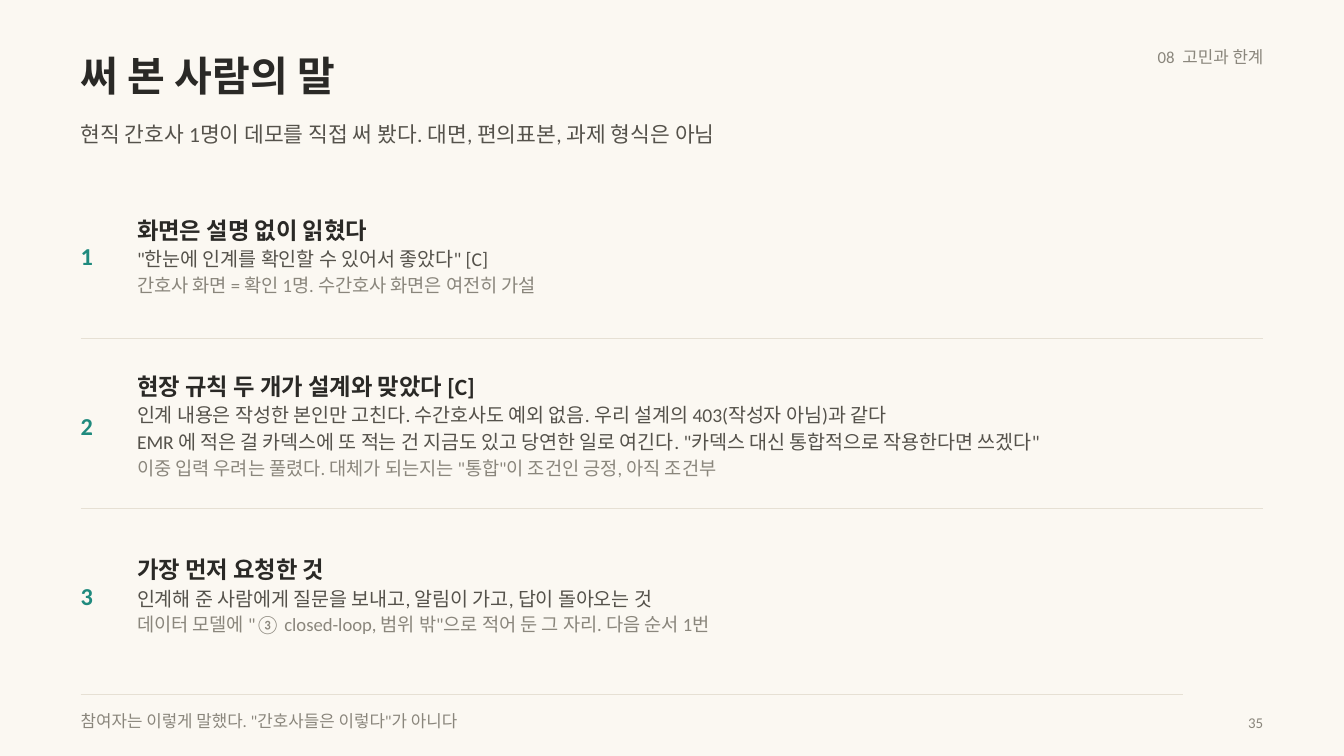
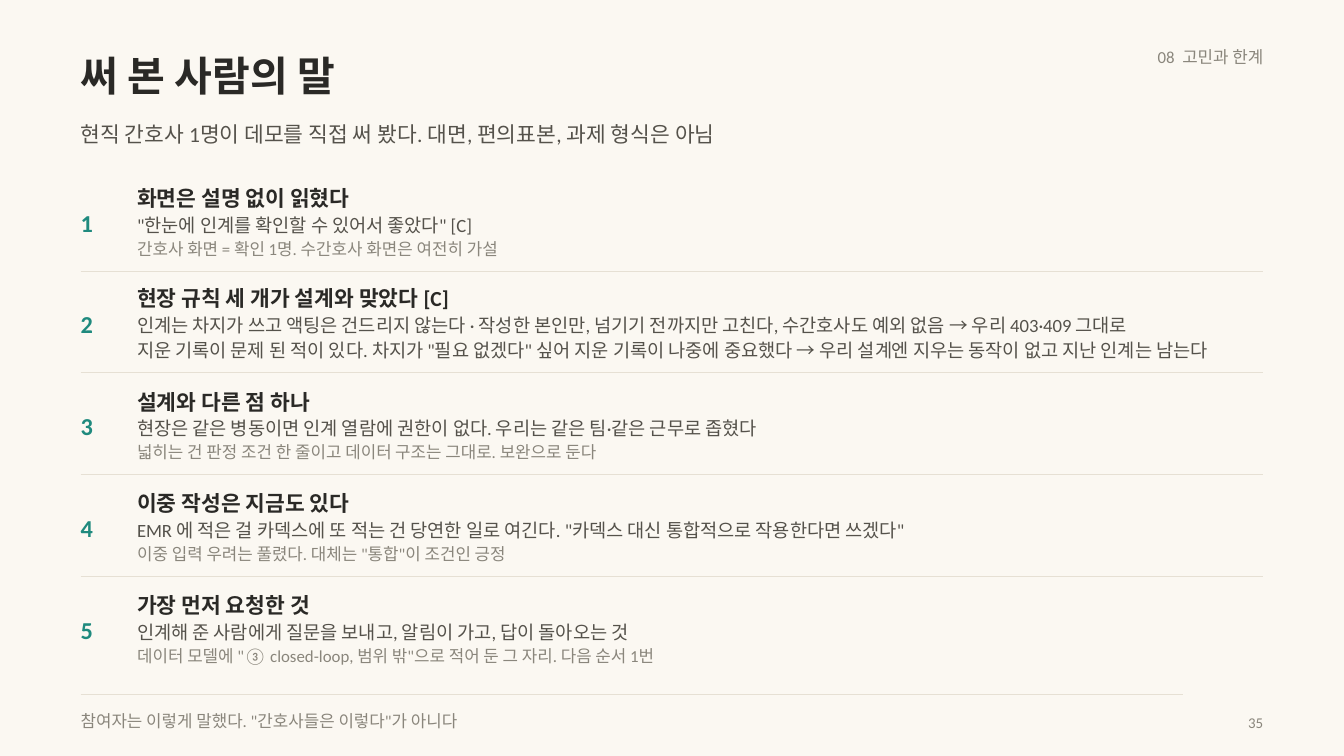
Before and after one commit to wodnjs2020136144/skala-webservice-mini, a slide deck: slide 35 of deliverables/10반_황재원_너와나의인계고리-개요.pptx. Drawn at 1344x756 pixels with LibreOffice and Linux fonts; fonts in the diff are those of the drawing. Boxes give left, top, right and bottom in pixels: in the first picture for what was removed or moved away, otherwise in the second. Text is boxed around its words. In the diff, an @@ line names an element or a change of style, - is before the commit and + after.

```diff
--- a/deliverables/10반_황재원_너와나의인계고리-개요.pptx
+++ b/deliverables/10반_황재원_너와나의인계고리-개요.pptx
@@ text "1": place and size @@
-text "1" at [81, 249, 93, 265]
+text "1" at [81, 216, 93, 232]
@@ text "화면은 설명 없이 읽혔다" at [137, 188, 498, 256]: size 12.5 to 11.5 pt in "화면은 설명 없이 읽혔다"; size 10.5 to 10 pt in ""한눈에 인계를 확인할 수 있어서 좋았다" [C]"; size 10 to 9 pt in "간호사 화면 = 확인 1명. 수간호사 화면은 ..."; line spacing 1.15 to 1.12 @@
@@ text "2": place and size @@
-text "2" at [81, 419, 93, 435]
+text "2" at [81, 317, 93, 333]
@@ line added from (81, 271) to (1263, 271), #E6E0D4 0.5 pt @@
@@ text added at [137, 288, 1207, 359], 10 pt, text #55524B @@
+현장 규칙 세 개가 설계와 맞았다 [C]
+인계는 차지가 쓰고 액팅은 건드리지 않는다 · 작성한 본인만, 넘기기 전까지만 고친다, 수간호사도 예외 없음 → 우리 403·409 그대로
+지운 기록이 문제 된 적이 있다. 차지가 "필요 없겠다" 싶어 지운 기록이 나중에 중요했다 → 우리 설계엔 지우는 동작이 없고 지난 인계는 남는다
@@ line moved from (81, 339) - (1263, 339) to (81, 372) - (1263, 372) @@
@@ text "3": place and size @@
-text "3" at [81, 589, 93, 605]
+text "3" at [81, 419, 93, 435]
@@ text added at [137, 392, 756, 459], 10 pt, text #55524B @@
+설계와 다른 점 하나
+현장은 같은 병동이면 인계 열람에 권한이 없다. 우리는 같은 팀·같은 근무로 좁혔다
+넓히는 건 판정 조건 한 줄이고 데이터 구조는 그대로. 보완으로 둔다
@@ line moved from (81, 508) - (1263, 508) to (81, 474) - (1263, 474) @@
@@ text at [137, 493, 905, 561]: text changed; size 10.5 to 10 pt @@
-현장 규칙 두 개가 설계와 맞았다 [C]
-인계 내용은 작성한 본인만 고친다. 수간호사도 예외 없음. 우리 설계의 403(작성자 아님)과 같다
-EMR 에 적은 걸 카덱스에 또 적는 건 지금도 있고 당연한 일로 여긴다. "카덱스 대신 통합적으로 작용한다면 쓰겠다"
-이중 입력 우려는 풀렸다. 대체가 되는지는 "통합"이 조건인 긍정, 아직 조건부
+이중 작성은 지금도 있다
+EMR 에 적은 걸 카덱스에 또 적는 건 당연한 일로 여긴다. "카덱스 대신 통합적으로 작용한다면 쓰겠다"
+이중 입력 우려는 풀렸다. 대체는 "통합"이 조건인 긍정
@@ text added at [81, 521, 93, 537], 13 pt, text #1F8A7E, bold @@
+4
@@ line added from (81, 577) to (1263, 577), #E6E0D4 0.5 pt @@
@@ text "가장 먼저 요청한 것": place and size @@
-text "가장 먼저 요청한 것" at [137, 558, 710, 634]
+text "가장 먼저 요청한 것" at [137, 595, 654, 665]
@@ text "가장 먼저 요청한 것" at [137, 595, 654, 665]: size 12.5 to 11.5 pt in "가장 먼저 요청한 것"; size 10.5 to 10 pt in "인계해 준 사람에게 질문을 보내고, 알림이 가고, ..."; size 10 to 9 pt in "데이터 모델에 "③ closed-loop, 범위 밖"으로 적어 ..."; line spacing 1.15 to 1.12 @@
@@ text added at [81, 623, 93, 639], 13 pt, text #1F8A7E, bold @@
+5
```
Also in this commit, not shown: 9 other files.
